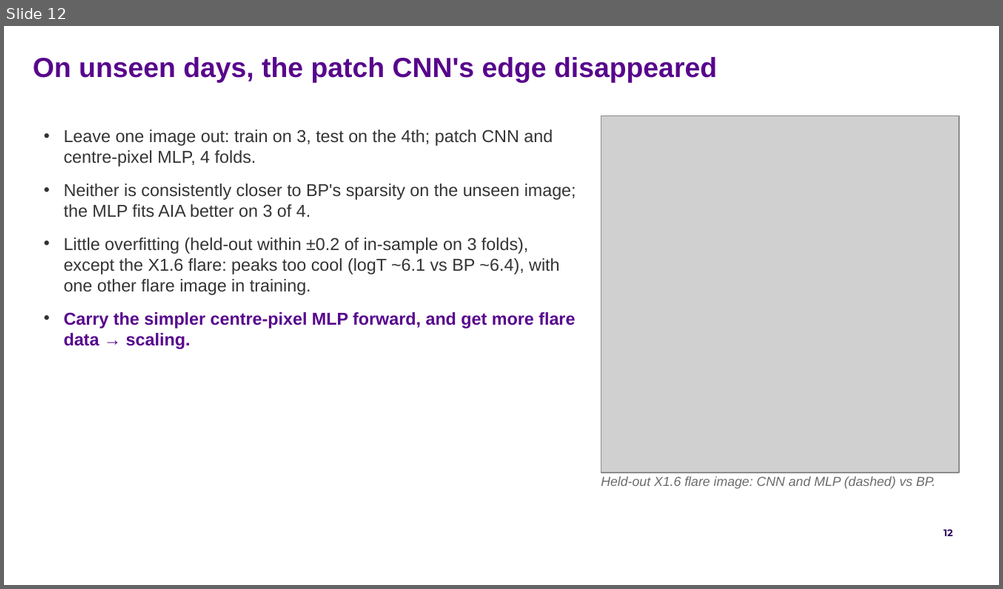
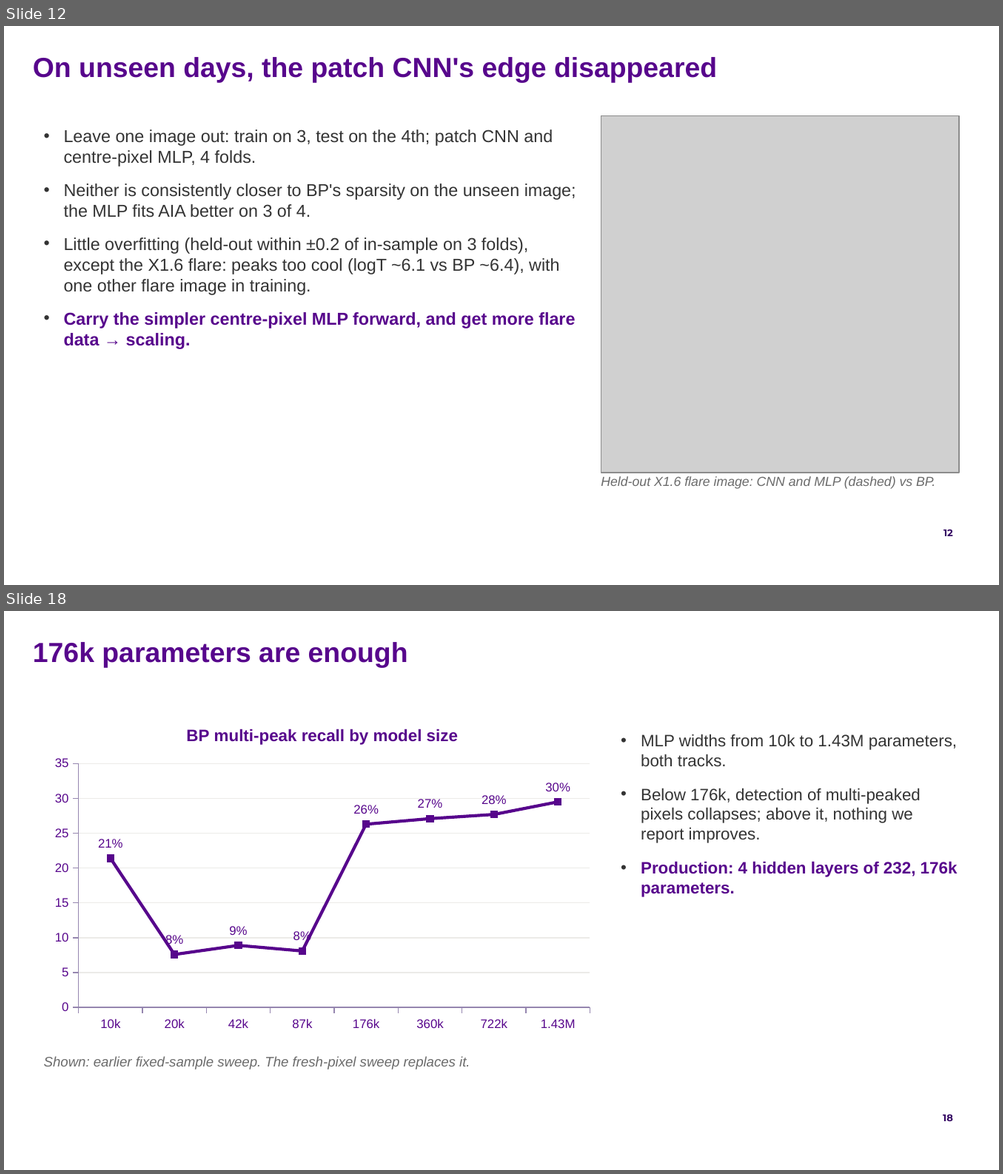
Before and after one commit to FruitPnchSamuraiG/solar-dem-inversion, a slide deck: slides/DEM_deck_v2.pptx. Shown one above the other, each under a label of ours: slide 12 before the commit, slides 12 and 18 after it; the slides between them are not shown. The pictures are 1003x589 and 1003x1174 pixels, drawn with LibreOffice and Linux fonts; fonts in the diff are those of the drawing; grey boxes stand for pictures; background and template pictures are left out. Boxes give left, top, right and bottom in pixels: in the first picture for what was removed or moved away, otherwise in the second. Text is boxed around its words. In the diff, an @@ line names an element or a change of style, - is before the commit and + after.

```diff
--- a/slides/DEM_deck_v2.pptx
+++ b/slides/DEM_deck_v2.pptx
@@ slide 18 added at [4, 611, 999, 1170], background #FFFFFF; not listed: 1 template element that a slide beside it also shows @@
@@ text added at [33, 642, 408, 668], 20 pt, text #57068C, bold @@
+176k parameters are enough
@@ line chart added at [44, 710, 600, 1039] @@
+title "BP multi-peak recall by model size"
+categories: 10k, 20k, 42k, 87k, 176k, 360k, 722k, 1.43M
+Series 1: 21, 8, 9, 8, 26, 27, 28, 30
@@ text added at [640, 734, 957, 897], 12 pt, text #333333 @@
+• MLP widths from 10k to 1.43M parameters, both tracks.
+• Below 176k, detection of multi-peaked pixels collapses; above it, nothing we report improves.
+• Production: 4 hidden layers of 232, 176k parameters.
@@ text added at [44, 1056, 469, 1070], 10 pt, text #6B6B6B, italic @@
+Shown: earlier fixed-sample sweep. The fresh-pixel sweep replaces it.
```
Also in this commit, not shown: 1 slide changed, 18 other slides added, 3 other files.
